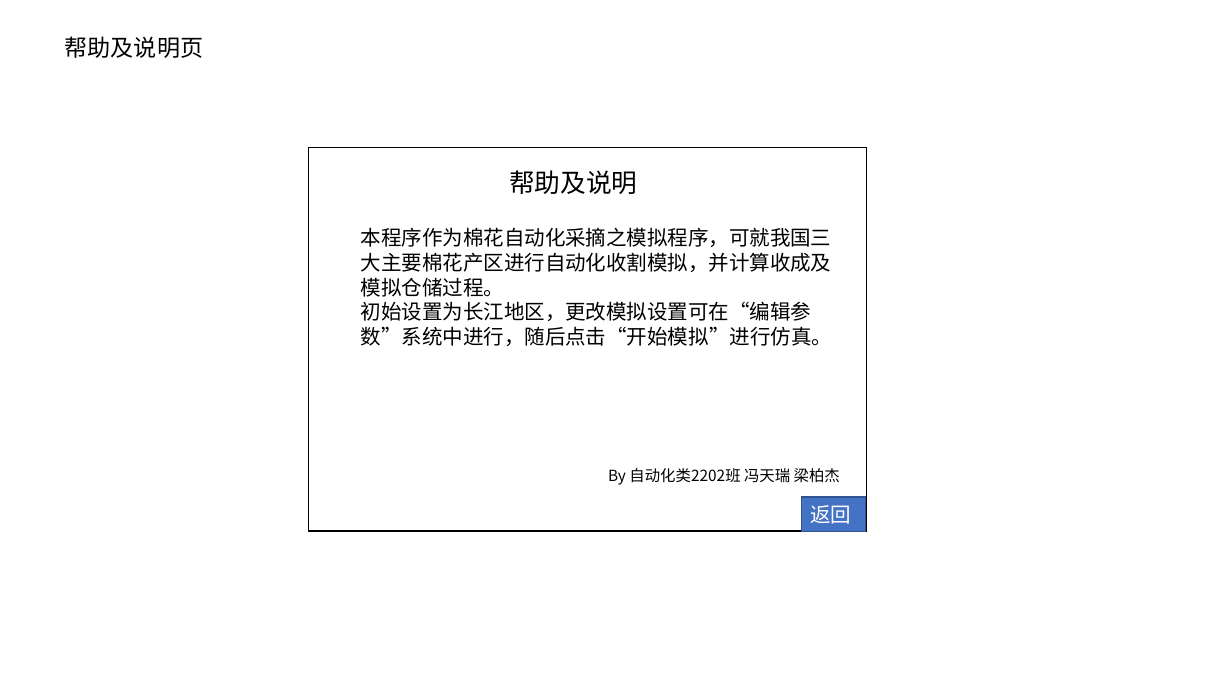
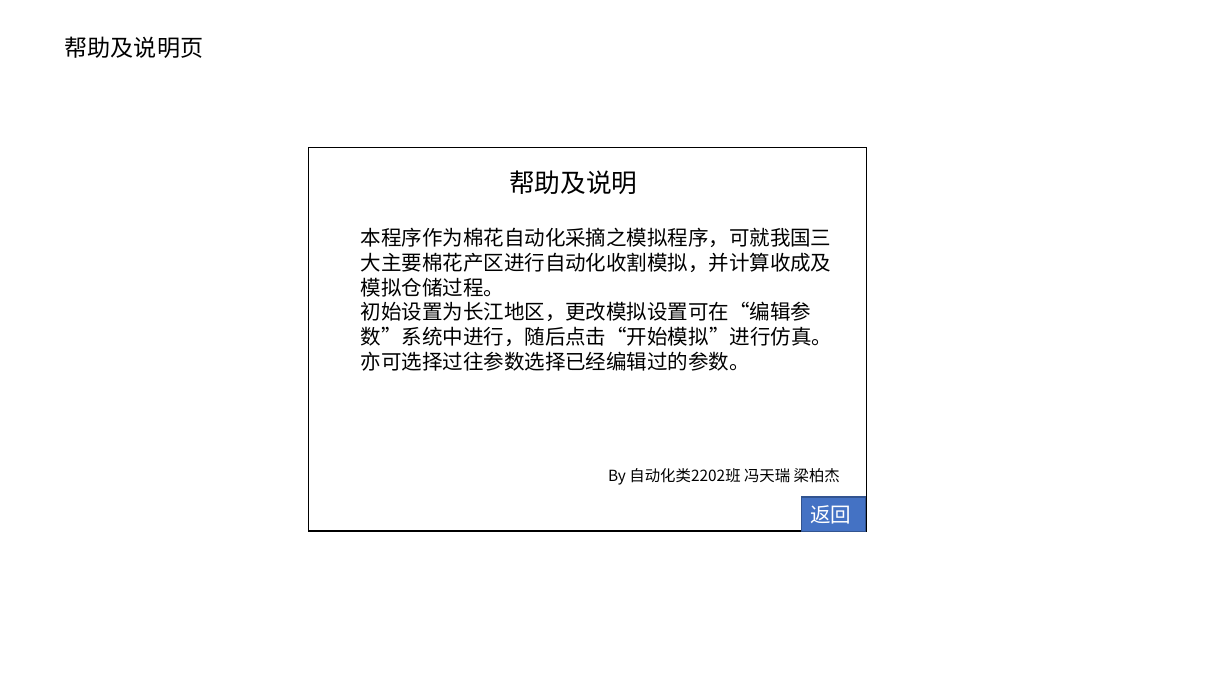
Before and after one commit to jerryfeng2003/The_C_design_on_cotton, a slide deck: slide 23 of 相关资料/界面设计(第一版）.pptx (slide 13 before the commit). Drawn at 1232x693 pixels with LibreOffice and Linux fonts; fonts in the diff are those of the drawing. Boxes give left, top, right and bottom in pixels: in the first picture for what was removed or moved away, otherwise in the second. Text is boxed around its words. In the diff, an @@ line names an element or a change of style, - is before the commit and + after.

```diff
--- a/相关资料/界面设计(第一版）.pptx
+++ b/相关资料/界面设计(第一版）.pptx
@@ text at <box>361,301,832,371</box>: text changed @@
-初始设置为长江地区，更改模拟设置可在“编辑参数”系统中进行，随后点击“开始模拟”进行仿真。
+初始设置为长江地区，更改模拟设置可在“编辑参数”系统中进行，随后点击“开始模拟”进行仿真。亦可选择过往参数选择已经编辑过的参数。
```
Also in this commit, not shown: 8 other slides changed, 12 slides added, 2 slides removed, 3 other files.
